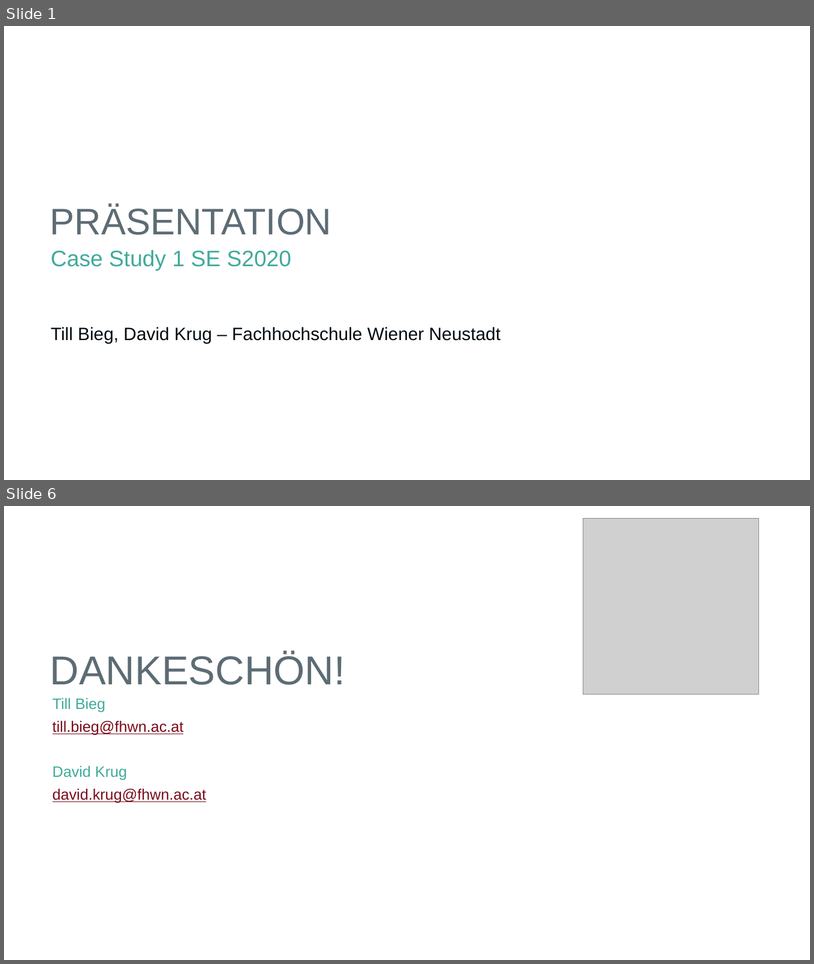
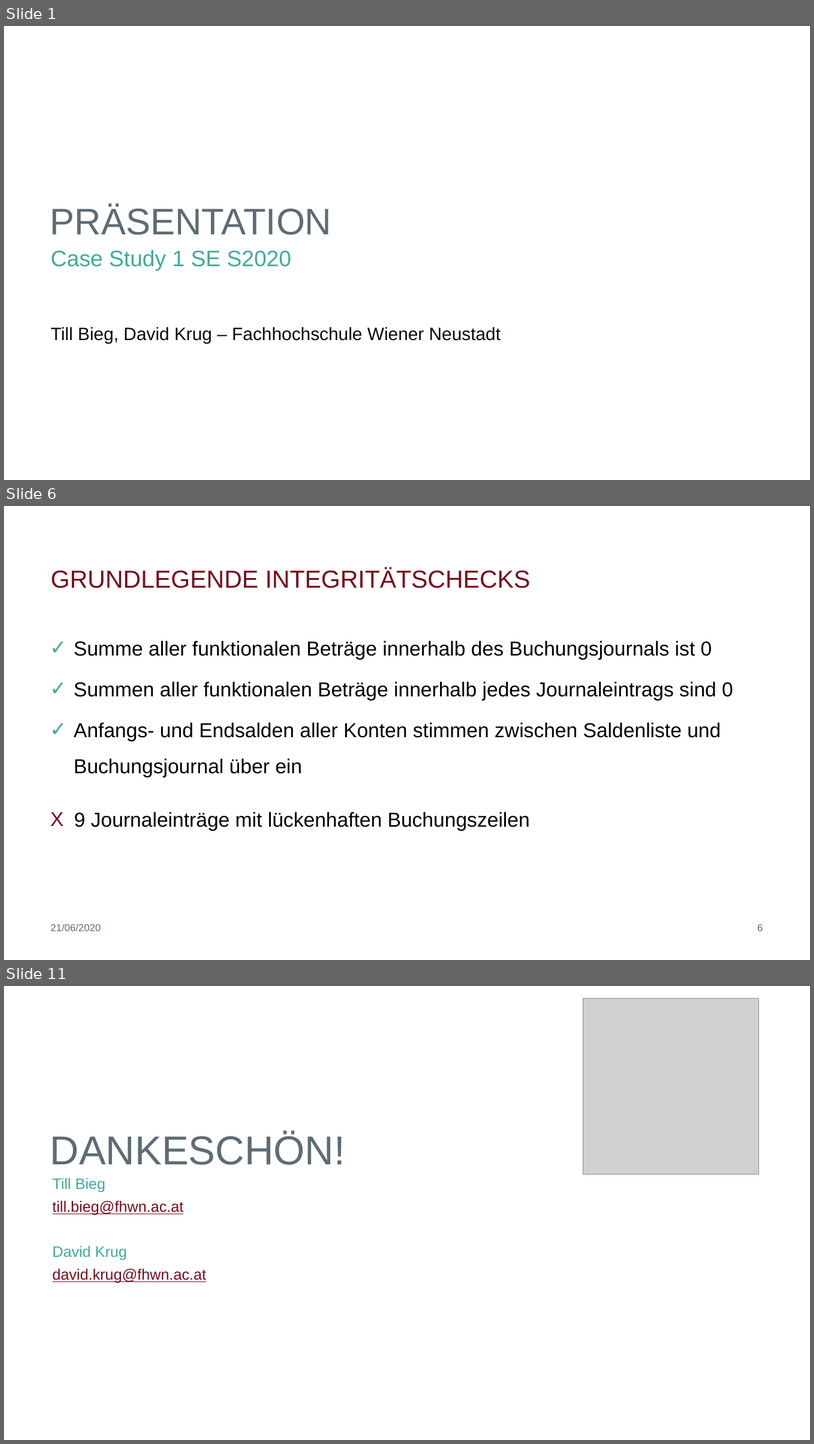
Before and after one commit to biegt/auditing_case_study, a slide deck: 04_output/Präsentation_Case_Study_1_Bieg_Krug.pptx. Shown one above the other, each under a label of ours: slides 1 and 6 before the commit, slides 1, 6 and 11 after it; the slides between them are not shown. The pictures are 814x964 and 814x1444 pixels, drawn with LibreOffice and Linux fonts; fonts in the diff are those of the drawing; grey boxes stand for pictures; background and template pictures are left out. Boxes give left, top, right and bottom in pixels: in the first picture for what was removed or moved away, otherwise in the second. Text is boxed around its words. In the diff, an @@ line names an element or a change of style, - is before the commit and + after.

```diff
--- a/04_output/Präsentation_Case_Study_1_Bieg_Krug.pptx
+++ b/04_output/Präsentation_Case_Study_1_Bieg_Krug.pptx
@@ slide 6 added at (4, 506, 810, 960), background #FFFFFF @@
@@ title added at (51, 568, 531, 588), 29.3 pt, text #790B1A @@
+GRUNDLEGENDE INTEGRITÄTSCHECKS
@@ text added at (74, 640, 734, 777), 24 pt, text #000000 @@
+✓ Summe aller funktionalen Beträge innerhalb des Buchungsjournals ist 0
+✓ Summen aller funktionalen Beträge innerhalb jedes Journaleintrags sind 0
+✓ Anfangs- und Endsalden aller Konten stimmen zwischen Saldenliste und Buchungsjournal über ein
@@ text added at (74, 811, 530, 831), 24 pt, text #000000 @@
+X 9 Journaleinträge mit lückenhaften Buchungszeilen
@@ text added at (51, 924, 101, 931), 12 pt, text #5D6C74 @@
+21/06/2020
@@ page number added at (758, 924, 763, 931), 12 pt, text #5D6C74 @@
+6
@@ what was slide 6 is now slide 11 @@
```
Also in this commit, not shown: 1 slide changed, 7 other slides added, 3 slides removed.
